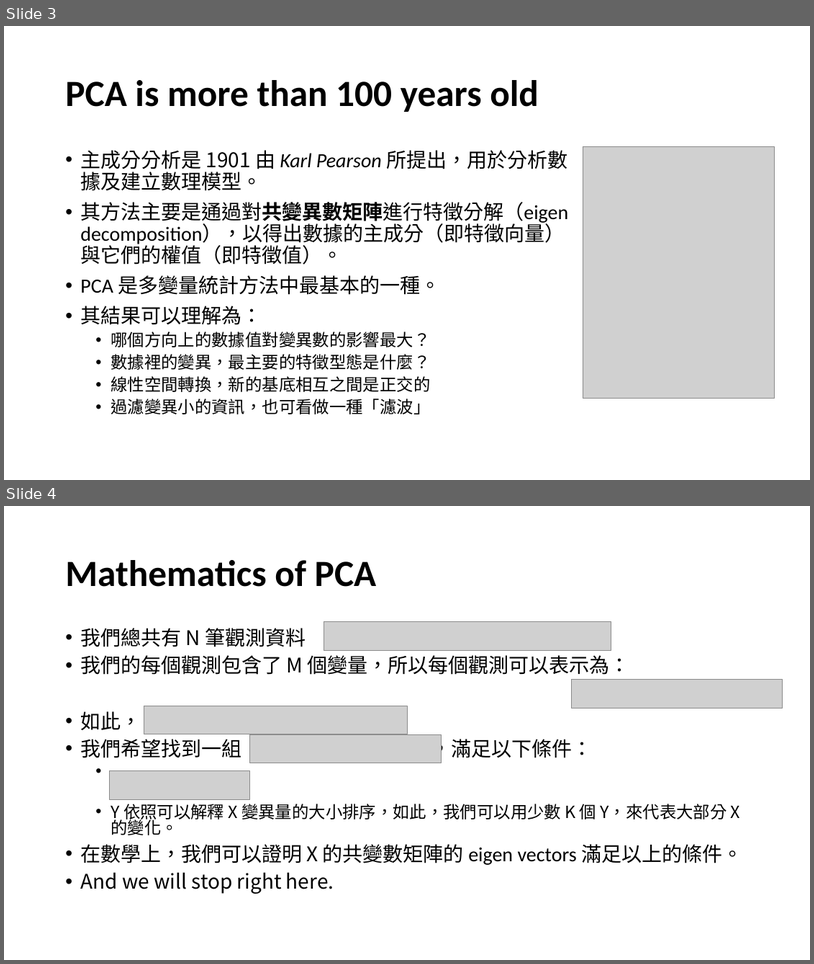
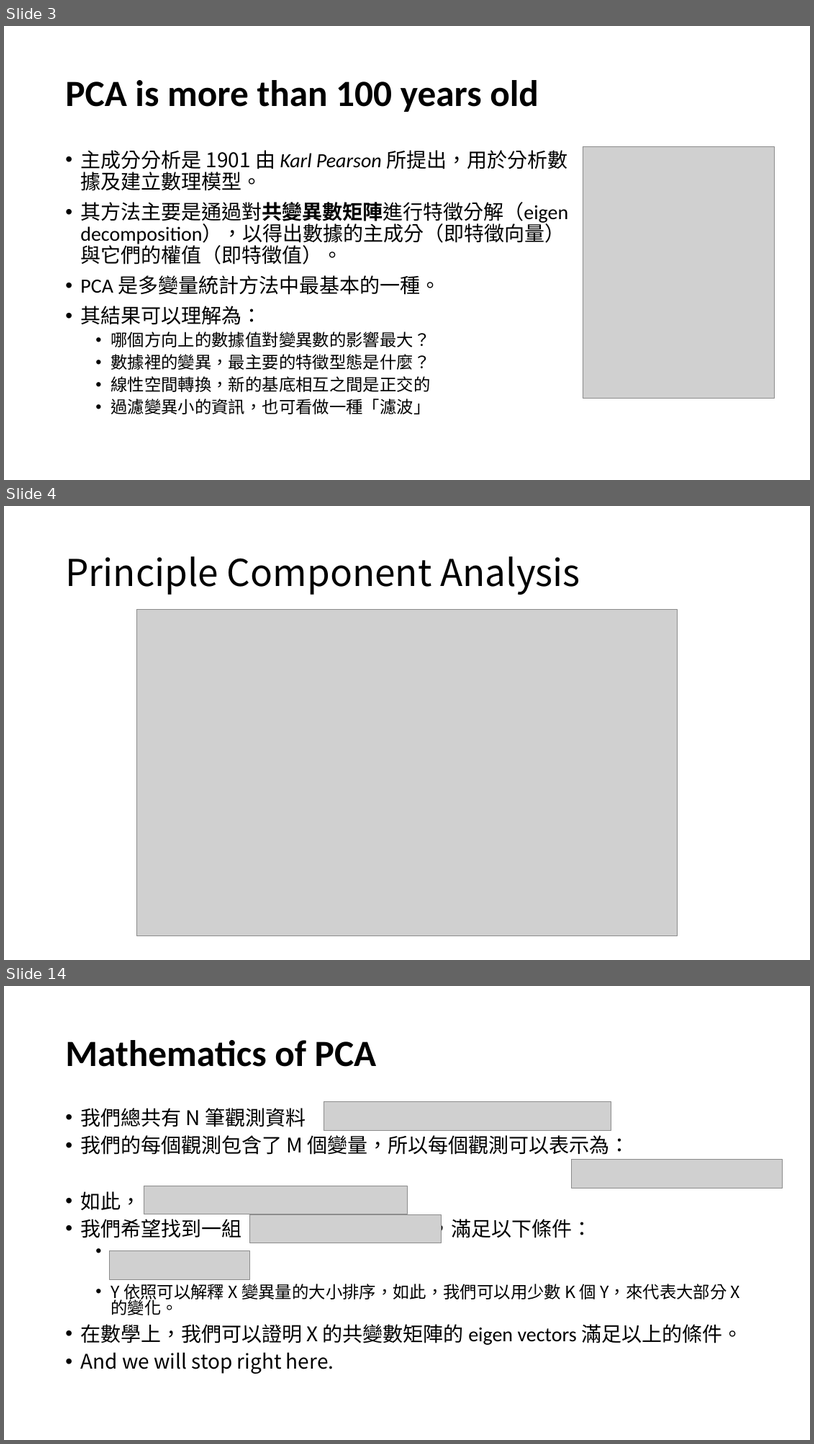
Before and after one commit to tingsyo/course_2020Q3_representation_learning, a slide deck: notebooks/02_PCA_andits_variations.pptx. Shown one above the other, each under a label of ours: slides 3 and 4 before the commit, slides 3, 4 and 14 after it; the slides between them are not shown. The pictures are 814x964 and 814x1444 pixels, drawn with LibreOffice and Linux fonts; fonts in the diff are those of the drawing; grey boxes stand for pictures. Boxes give left, top, right and bottom in pixels: in the first picture for what was removed or moved away, otherwise in the second. Text is boxed around its words. In the diff, an @@ line names an element or a change of style, - is before the commit and + after.

```diff
--- a/notebooks/02_PCA_andits_variations.pptx
+++ b/notebooks/02_PCA_andits_variations.pptx
@@ slide 4 added at [4,506,810,960], background #FFFFFF @@
@@ title added at [65,556,581,595], 44 pt, text #000000 @@
+Principle Component Analysis
@@ picture added at [136,610,678,936] @@
@@ what was slide 4 is now slide 14 @@
```
Also in this commit, not shown: 12 other slides added, 1 slide removed, 4 other files.
